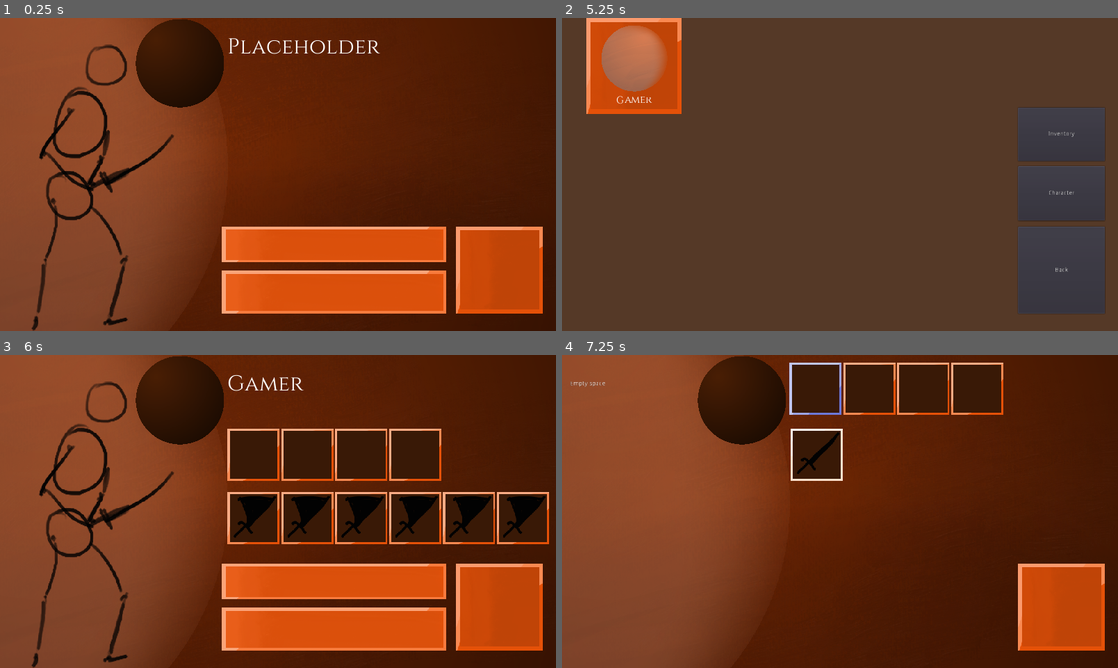
Above: before the commit, frames 1-4 (two rows, left to right).
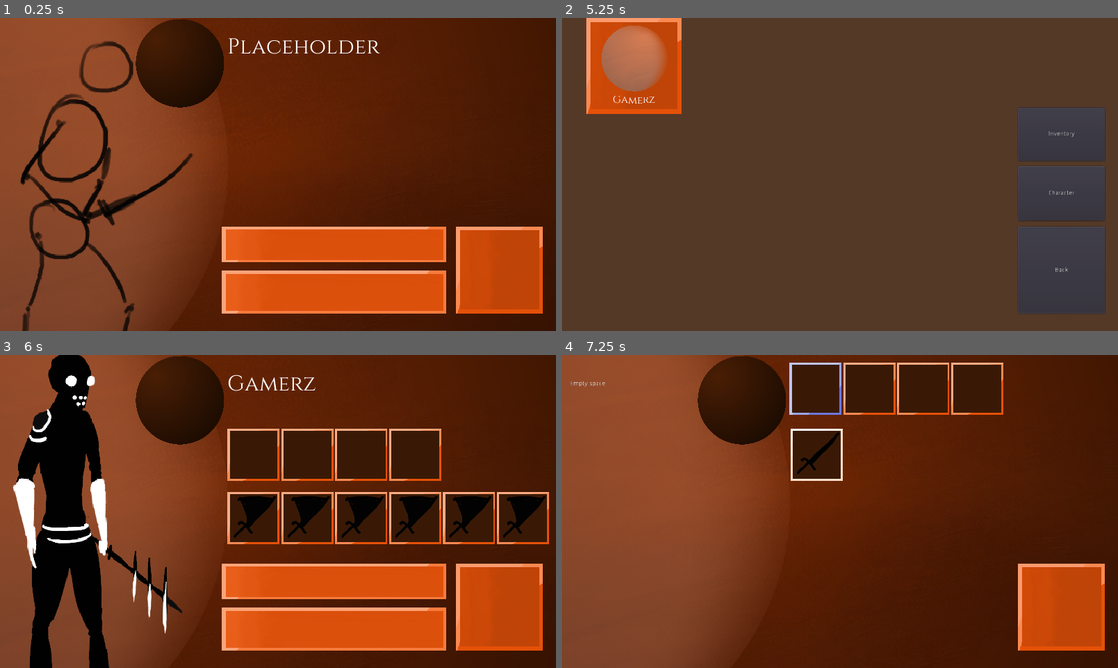
Above: after the commit, the same moments.

Repository: MarkZagors/Idle-Eden
Game: Godot game, scene res://MainNavigation/CharacterScreen/CharacterScreen.tscn
Same seed, same stepped clock (60 frames per second), same inputs: the game is played once before the commit and once after it. This scene is started directly instead of the project's main scene. The engine's default icon, where the game draws it, is replaced by a stand-in: a white triangle on a blue panel in a dark square.
Inputs (mouse positions are in pixels of both pictures, inside the frame that each line leads up to):
- Up to frame 1 (0.25 s): no input
- Up to frame 2 (5.25 s): click (895, 243) at 0.5 s; click (895, 293) at 1.25 s; click (895, 243) at 2 s; click (895, 293) at 2.75 s; click (895, 243) at 3.5 s; click (895, 293) at 4.25 s; click (1062, 271) at 5 s
- Up to frame 3 (6 s): click "Gamer" (after the commit: "Gamerz") at 5.75 s
- Up to frame 4 (7.25 s): click (817, 455) at 6.52 s

The runs differ from the first frame. In frame 1, 4.8% of the frame differs, in the area x 3-35%, y 7-100%; in frame 2, less than 0.1%; in frame 3, 12%, in the area x 2-57%, y 0-100%; in frame 4, nothing differs.
Error in both runs: Invalid get index 'inventorySlotCount' (on base: 'Nil'). (res://MainNavigation/CharacterScreen/CharacterScreen.gd:49)

Commit message:
Added character shader

Diff:
--- a/Combat/CharacterSlot.tscn
+++ b/Combat/CharacterSlot.tscn
@@ -1,4 +1,26 @@
-[gd_scene format=2]
+[gd_scene load_steps=5 format=2]
+
+[ext_resource path="res://SPRITES/Characters/poisionboi.png" type="Texture" id=1]
+[ext_resource path="res://SPRITES/Characters/bgtest.png" type="Texture" id=2]
+
+[sub_resource type="Shader" id=1]
+code = "shader_type canvas_item;
+render_mode unshaded;
+
+uniform sampler2D color;
+
+void fragment() {
+	vec4 tex = texture(TEXTURE,UV);
+	//tex.rgb *= texture(color,UV*1.5+vec2(sin(TIME),cos(TIME))*0.1).rgb;
+	tex.rgb *= texture(color,fract(UV*1.5+TIME*0.1)).rgb;
+	//tex = vec4(step())
+
+	COLOR = vec4(tex);
+}"
+
+[sub_resource type="ShaderMaterial" id=2]
+shader = SubResource( 1 )
+shader_param/color = ExtResource( 2 )
 
 [node name="Slot1" type="Button"]
 self_modulate = Color( 1, 1, 1, 0.145098 )
@@ -12,8 +34,10 @@
 }
 
 [node name="Sprite" type="Sprite" parent="."]
-position = Vector2( 59.4798, 119.39 )
+material = SubResource( 2 )
+position = Vector2( 68.3538, 72.3326 )
 scale = Vector2( 0.75, 0.75 )
+texture = ExtResource( 1 )
 
 [node name="HealthBar" type="ColorRect" parent="."]
 visible = false
--- a/Database/Characters/placeholder.tres
+++ b/Database/Characters/placeholder.tres
@@ -1,7 +1,7 @@
 [gd_resource type="Resource" load_steps=7 format=2]
 
 [ext_resource path="res://Global/Character.gd" type="Script" id=1]
-[ext_resource path="res://SPRITES/Characters/stickmanidle.png" type="Texture" id=2]
+[ext_resource path="res://SPRITES/Characters/poisionboi.png" type="Texture" id=2]
 [ext_resource path="res://SPRITES/Characters/stickmanattack.png" type="Texture" id=3]
 [ext_resource path="res://Database/Abilities/smack.tres" type="Resource" id=4]
 [ext_resource path="res://Database/Abilities/slash.tres" type="Resource" id=5]
@@ -10,7 +10,7 @@
 [resource]
 script = ExtResource( 1 )
 id = "NULL"
-nameShown = "Gamer"
+nameShown = "Gamerz"
 spriteFace = ExtResource( 6 )
 spriteIdle = ExtResource( 2 )
 spriteAttacking = ExtResource( 3 )
--- a/MainNavigation/CharacterScreen/CharacterScreen.gd
+++ b/MainNavigation/CharacterScreen/CharacterScreen.gd
@@ -82,6 +82,7 @@
 
 func setupInfo() -> void:
 	group_bg.get_node("NameLabel").text = character.nameShown
+	group_bg.get_node("CharacterSprite").texture = character.spriteIdle
 
 func backButton() -> void:
 	match state:
--- a/MainNavigation/CharacterScreen/CharacterScreen.tscn
+++ b/MainNavigation/CharacterScreen/CharacterScreen.tscn
@@ -53,9 +53,10 @@
 }
 
 [node name="CharacterSprite" type="TextureRect" parent="BG"]
-margin_left = 18.8979
-margin_right = 413.898
-margin_bottom = 720.0
+margin_left = -45.3242
+margin_top = -22.2487
+margin_right = 461.676
+margin_bottom = 871.751
 texture = ExtResource( 1 )
 expand = true
 __meta__ = {
Binary file added: SPRITES/Characters/PoisionIdle.png
Binary file added: SPRITES/Characters/bgtest.png
Binary file added: SPRITES/Characters/poisionboi.png
Not shown, added: SPRITES/Characters/bgtest.png~
Not shown, added: SPRITES/Characters/poisionboi.png~
